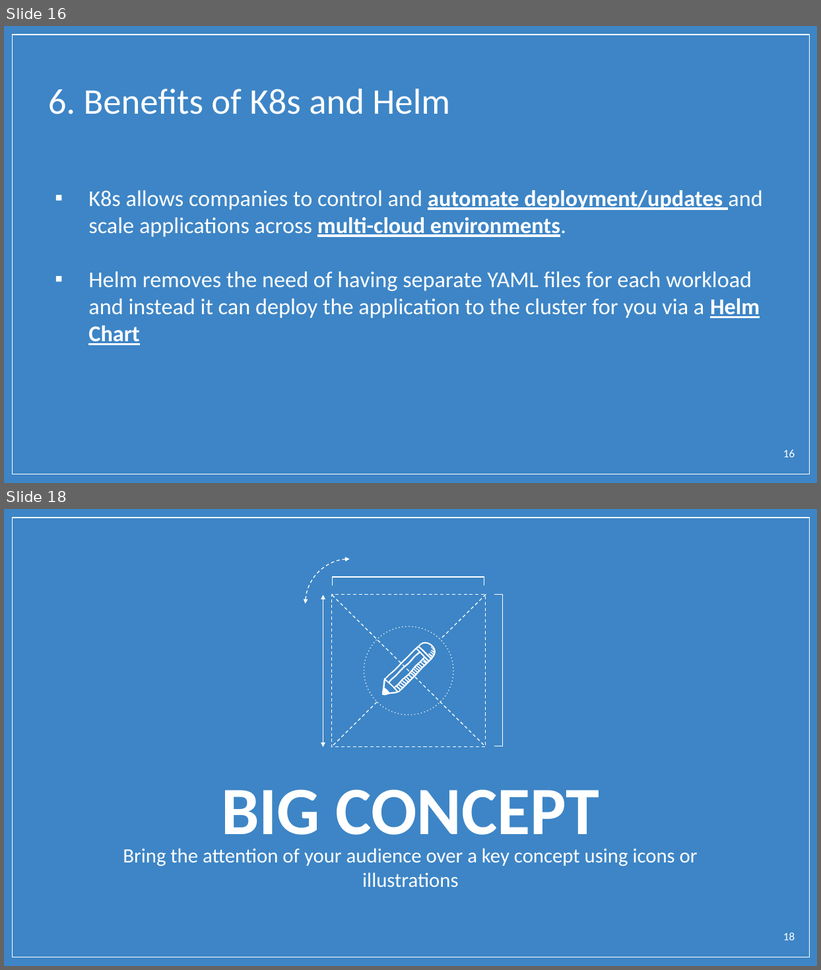
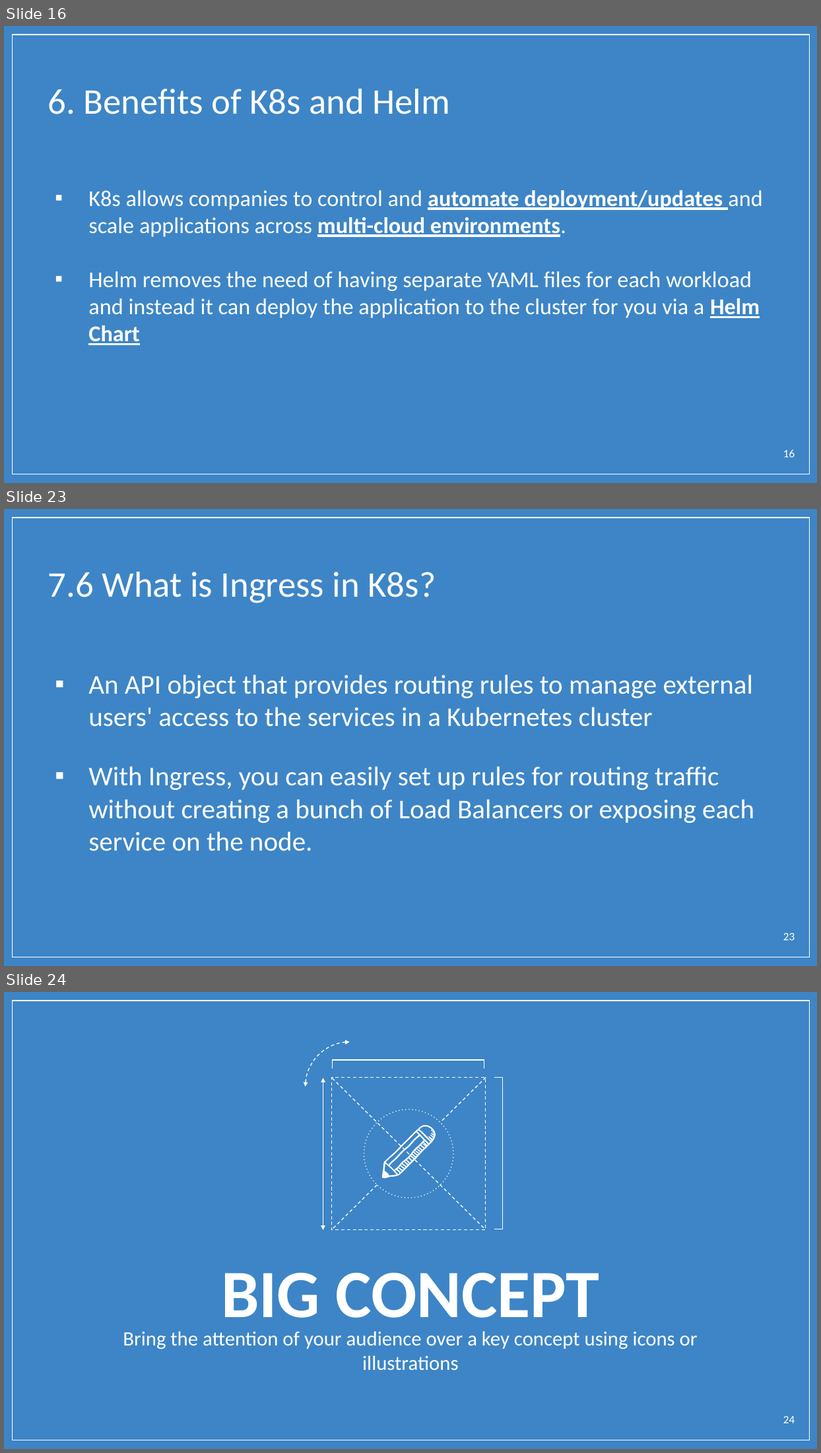
Before and after one commit to BrianChen0527/postgreSQL, a slide deck: ASUS_Docker_bootcamp/Docker Quiz.pptx. Shown one above the other, each under a label of ours: slides 16 and 18 before the commit, slides 16, 23 and 24 after it; the slides between them are not shown. The pictures are 821x970 and 821x1453 pixels, drawn with LibreOffice and Linux fonts; fonts in the diff are those of the drawing; background and template pictures are left out. Boxes give left, top, right and bottom in pixels: in the first picture for what was removed or moved away, otherwise in the second. Text is boxed around its words. In the diff, an @@ line names an element or a change of style, - is before the commit and + after.

```diff
--- a/ASUS_Docker_bootcamp/Docker Quiz.pptx
+++ b/ASUS_Docker_bootcamp/Docker Quiz.pptx
@@ slide 23 added at <box>4,509,817,966</box>, background picture (left out); not listed: 1 template element that a slide beside it also shows @@
@@ title added at <box>48,572,436,603</box>, 32 pt, text #FFFFFF @@
+7.6 What is Ingress in K8s?
@@ text added at <box>88,675,754,852</box>, 24 pt, text #FFFFFF @@
+▪ An API object that provides routing rules to manage external users' access to the services in a Kubernetes cluster
+▪ With Ingress, you can easily set up rules for routing traffic without creating a bunch of Load Balancers or exposing each service on the node.
@@ page number added at <box>783,933,795,941</box>, 10 pt, text #FFFFFF @@
+23
@@ what was slide 18 is now slide 24 @@
@@ page number at <box>783,1416,795,1424</box>: text changed @@
-18
+24
```
Also in this commit, not shown: 7 slides changed, 5 other slides added.
